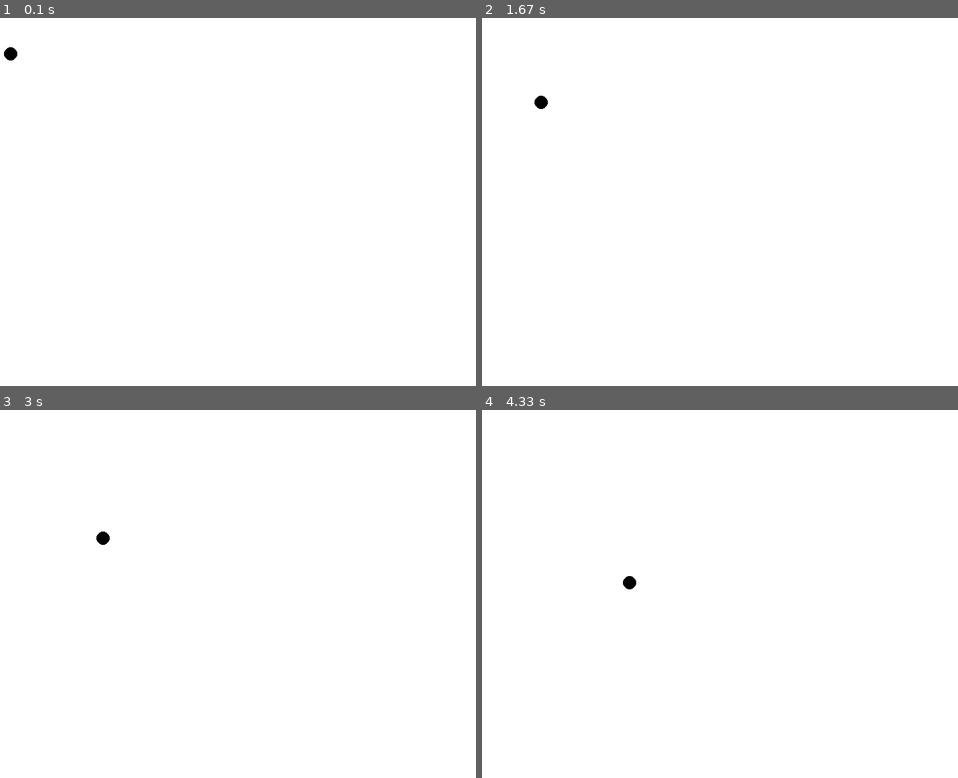
Above: before the commit, frames 1-4 (two rows, left to right).
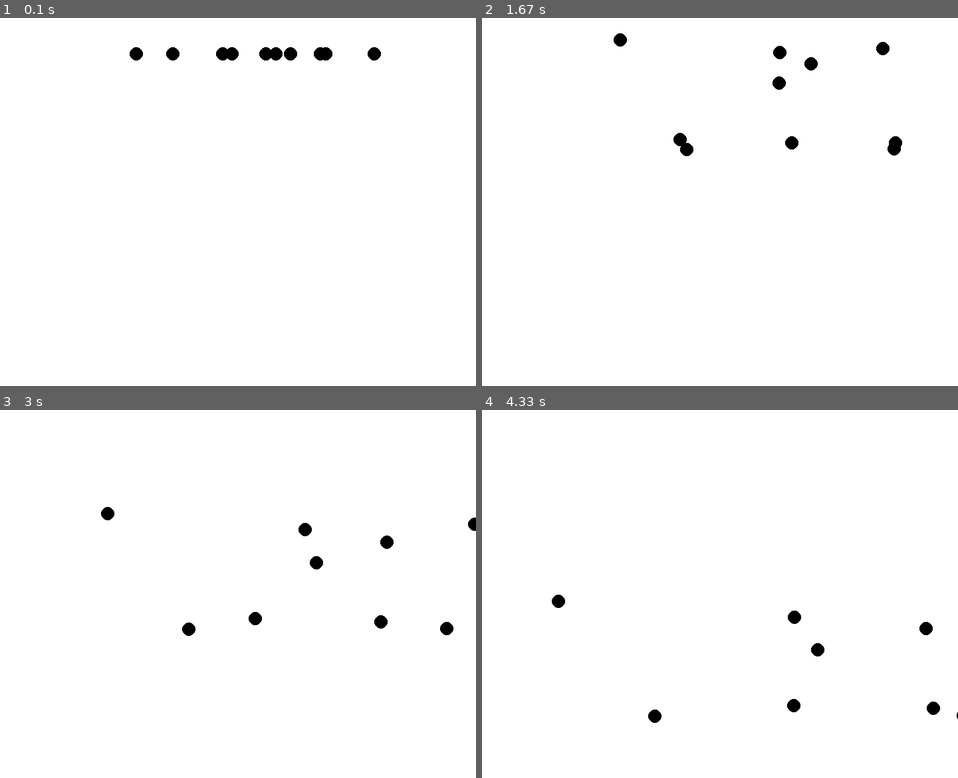
Above: after the commit, the same moments.

Repository: GendalfBlack/GB-PygameGameEngine
Game: pygame game, started from main.py
Two runs of this game, one before a commit and one after it. Both use one fixed random seed, a clock stepped at 60 frames per second and the inputs below.
Inputs:
- Up to frame 1 (0.1 s): no input
- Up to frame 2 (1.67 s): no input
- Up to frame 3 (3 s): no input
- Up to frame 4 (4.33 s): no input

The runs differ from the first frame. In frame 1, 0.8% of the frame differs, in the area x 0-81%, y 7-12%; in frame 2, 0.8%, in the area x 11-89%, y 4-38%; in frame 3, 0.7%; in frame 4, 0.6%.

Commit message:
Gravity implied to the bottom of the screen. Gravity constant ~98px/s.

Diff:
--- a/Components.py
+++ b/Components.py
@@ -85,10 +85,14 @@
 
     def __init__(self):
         self._velocity = Vector2()
+        self.gravity = False
         super().__init__("Physics2d")
 
     def update(self, deltaTime=0):
         # print("Physics2d update")
+        if self.gravity:
+            if self._velocity.y < 98:
+                self.applyForce(Vector2(0, 98) * deltaTime)
         self._Owner.transform.position += self._velocity * deltaTime
 
     def applyForce(self, force):
--- a/main.py
+++ b/main.py
@@ -1,12 +1,16 @@
+import random as rnd
 import GameEngine
 
 game = GameEngine.Game()
 game.init("800x600")
-obj = game.add_new_GameObject()
-obj.addComponent("Physics2d")
-obj.addComponent("SimpleShape")
-obj.transform.position = (100, 100)
 
-obj.getComponent("Physics2d").applyForce((50,50))
+for i in range(10):
+    obj = game.add_new_GameObject()
+    obj.addComponent("Physics2d")
+    obj.addComponent("SimpleShape")
+    obj.transform.position = (rnd.randint(100,700), 100)
+
+    obj.getComponent("Physics2d").applyForce((rnd.randint(-100,100),rnd.randint(-100,100)))
+    obj.getComponent("Physics2d").gravity = True
 
 game.run()
